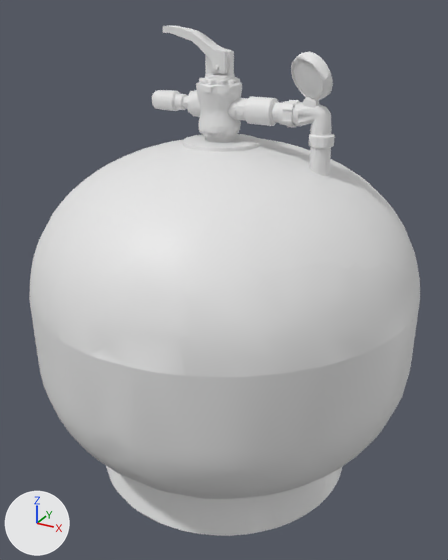
The glTF model models/filter.glb: old version first, new version second.
The view is the same before and after, from a camera (50 mm lens) standing at (1.19, -2.17, 1.97) and looking at (0.01, -0.02, 0.89). Lighting does not change. The marker at lower left points along +X, +Y and +Z. The older version comes first. Where no turn or scale is listed for an object, it has been applied to the vertices. Vertices at exactly the same position are counted once.

Objects in the first picture: 'output_unwrapped'.
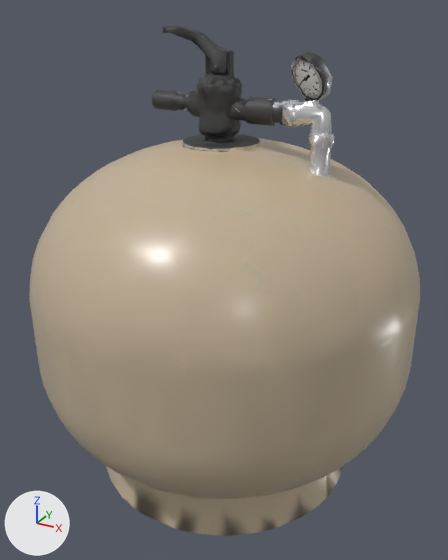
The newer file is also rescaled (x1.051), turned or shifted as a whole; pictures and numbers use the older file's frame.

Location of each change, (x1, y1, x2, y2) in pixels of the pictures (448 x 560 px):
part 1 of me_output_unwrapped, reshaped
    before: (34, 26, 419, 536)
    after: (34, 56, 419, 536)
part 2 of me_output_unwrapped, recoloured (white to beige)
    both: (29, 26, 420, 535)

Diff of the bpy script that builds the scene:
```diff
--- a/models/filter.glb.py
+++ b/models/filter.glb.py
@@ img_image_2 @@
+img_image_2 = load_image('Image_2', '_unpacked/Image_2', 1024, 1024, 'Non-Color')
@@ img_image_1 @@
+img_image_1 = load_image('Image_1', '_unpacked/Image_1', 1024, 1024, 'Non-Color')
@@ img_image_0 @@
+img_image_0 = load_image('Image_0', '_unpacked/Image_0', 1024, 1024, 'sRGB')
@@ mat_material_0 @@
+mat_material_0 = bpy.data.materials.new('Material_0')
+# uses the picture img_image_0
+# uses the picture img_image_1
+# uses the picture img_image_2
@@ me_output_unwrapped @@
 # used by ob_output_unwrapped; location = (0.0, 0.0, 0.951)
-me_output_unwrapped.from_pydata(...)  # 2654 vertices, 5308 faces; spans x -0.81..0.81, y -0.81..0.81, z -0.95..0.95
+me_output_unwrapped.from_pydata(...)  # 2095 vertices, 4189 faces; spans x -0.81..0.81, y -0.81..0.81, z -0.95..0.95
+# me_output_unwrapped part 1: 55 vertices moved from x -0.43..0.79, y -0.77..0.5, z -0.95..0.86 to x -0.46..0.77, y -0.78..0.5, z -0.95..0.86; 709 vertices removed from x -0.72..0.81, y -0.79..0.74, z -0.95..0.95; 149 vertices added at x -0.59..0.81, y -0.8..0.77, z -0.95..0.85
+# me_output_unwrapped part 2: 2354 faces spanning x -0.81..0.81, y -0.81..0.81, z -0.95..0.95 switch from no material to mat_material_0
+# other edits to the shape of me_output_unwrapped do not show in these pictures
```
